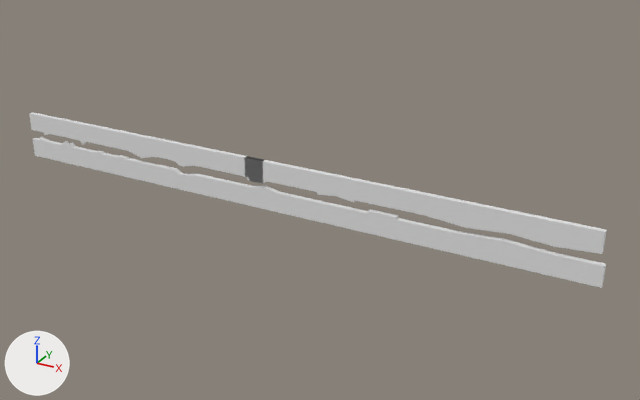
A saved change to the glTF model Modelos/Walls.glb.
Camera for both pictures: a 50 mm lens placed at (1294.0, -1622.0, 812.0), pointed at (380.0, 40.0, -19.0). Every picture has the same lights, and +X, +Y and +Z are marked at lower left. The older version comes first. Vertices at exactly the same position are counted once.

The first picture shows 'Chao', 'Teto'.
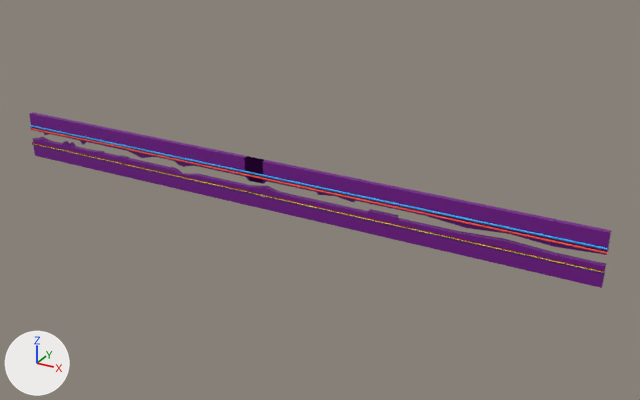
Pixel boxes (x1, y1, x2, y2) of what changed, in the pictures (640 x 400 px; the box of a moved part takes in the faces that stretch with it):
'Teto', reshaped: before (29, 112, 607, 254); after (29, 112, 611, 255)
'Chao', reshaped: before (33, 137, 606, 288); after (32, 137, 606, 288)
part 1 of me_chao_col, added: after (35, 144, 604, 273)
part 2 of me_chao_col, added: after (34, 143, 604, 272)
part 3 of me_chao_col, added: after (34, 144, 602, 273)
part 4 of me_chao_col, added: after (271, 196, 604, 274)
part 5 of me_chao_col, added: after (32, 142, 269, 198)
part 6 of me_chao_col, recoloured: (33, 137, 606, 288) in both
part 7 of me_teto_col, added: after (30, 128, 607, 254)
part 8 of me_teto_col, added: after (29, 125, 608, 250)
part 9 of me_teto_col, moved or reshaped: before (554, 220, 607, 254); after (554, 220, 611, 255)
part 10 of me_teto_col, recoloured: (29, 112, 607, 254) in both

The change, as a diff of the scene's bpy script:
```diff
--- a/Modelos/Walls.glb.py
+++ b/Modelos/Walls.glb.py
@@ mat_defaultmaterial_001 @@
+mat_defaultmaterial_001 = bpy.data.materials.new('DefaultMaterial.001')
+mat_defaultmaterial_001.use_nodes = True; mat_defaultmaterial_001.node_tree.nodes.clear()
+_N = mat_defaultmaterial_001.node_tree.nodes; _L = mat_defaultmaterial_001.node_tree.links
+n0 = _N.new('ShaderNodeOutputMaterial'); n0.name = 'Material Output'
+n1 = _N.new('ShaderNodeBsdfPrincipled'); n1.name = 'Principled BSDF'
+n2 = _N.new('ShaderNodeVertexColor'); n2.name = 'Color Attribute'
+_L.new(n1.outputs[0], n0.inputs[0])  # 'BSDF' to 'Surface'
+_L.new(n2.outputs[0], n1.inputs[0])  # 'Color' to 'Base Color'
@@ mat_defaultmaterial @@
+mat_defaultmaterial = bpy.data.materials.new('DefaultMaterial')
+mat_defaultmaterial.use_nodes = True; mat_defaultmaterial.node_tree.nodes.clear()
+_N = mat_defaultmaterial.node_tree.nodes; _L = mat_defaultmaterial.node_tree.links
+n0 = _N.new('ShaderNodeOutputMaterial'); n0.name = 'Material Output'
+n1 = _N.new('ShaderNodeBsdfPrincipled'); n1.name = 'Principled BSDF'
+n2 = _N.new('ShaderNodeVertexColor'); n2.name = 'Color Attribute'
+_L.new(n1.outputs[0], n0.inputs[0])  # 'BSDF' to 'Surface'
+_L.new(n2.outputs[0], n1.inputs[0])  # 'Color' to 'Base Color'
@@ me_chao_col @@
 # used by ob_chao; location = (0.0, 0.0, -4.0)
-me_chao_col.from_pydata(...)  # 212 vertices, 410 faces; spans x -484.0..1041.0, y -6.0..6.0, z -48.0..12.0
+me_chao_col.from_pydata(...)  # 452 vertices, 862 faces; spans x -487.0..1041.0, y -10.0..6.0, z -48.0..12.0
+# me_chao_col part 1: a new loose piece of 72 vertices spanning x -483.0..1040.0, y -8.0..-7.0, z -14.0..-13.0, in mat_defaultmaterial
+# me_chao_col part 2: a new loose piece of 60 vertices spanning x -484.0..1040.0, y -7.0..-6.0, z -12.0..-11.0, in mat_defaultmaterial
+# me_chao_col part 3: a new loose piece of 60 vertices spanning x -484.0..1040.0, y -7.0..-6.0, z -15.0..-14.0, in mat_defaultmaterial
+# me_chao_col part 4: a new loose piece of 16 vertices spanning x -167.0..1040.0, y -7.0..-2.0, z -16.0..-10.0, in mat_defaultmaterial
+# me_chao_col part 5
+# 22 vertices are added at x -487.0..274.0, y -10.0..-2.0, z -16.0..-11.0
+# 10 new vertices lie (0.0, 0.0, 6.0) away from vertices in x -487.0..274.0, y -9.0..-2.0, z -16.0
+# 52 new faces join them
+# me_chao_col part 6: 410 faces spanning x -484.0..1041.0, y -6.0..6.0, z -48.0..12.0 switch from no material to mat_defaultmaterial
@@ me_teto_col @@
 # used by ob_teto; location = (0.0, 0.0, 4.0)
 # verts and faces of me_teto_col; kept vertices keep their numbers, new ones are numbered from 176
 # before: 26 (1032.0, 6.0, 19.0) at pixel (603, 250), 27 (1032.0, 6.0, 17.0) at pixel (603, 251), 28 (1032.0, -6.0, 17.0) at pixel (601, 253), 29 (1032.0, -6.0, 19.0) at pixel (602, 252), 132 (1032.0, 6.0, 65.0) at pixel (606, 229)
 # before: 133 (1032.0, -6.0, 65.0) at pixel (605, 231)
-me_teto_col.from_pydata(...)  # 176 vertices, 348 faces; spans x -483.0..1032.0, y -6.0..6.0, z 6.0..65.0
+me_teto_col.from_pydata(...)  # 262 vertices, 512 faces; spans x -483.0..1042.0, y -12.0..6.0, z 6.0..65.0
+# me_teto_col part 7: a new loose piece of 50 vertices spanning x -483.0..1042.0, y -12.0..-8.0, z 21.0..28.0, in mat_defaultmaterial_001
+# me_teto_col part 8: a new loose piece of 36 vertices spanning x -483.0..1041.0, y -12.0..-8.0, z 30.0..34.0, in mat_defaultmaterial_001
+# me_teto_col part 9
+for i in [*range(26, 30), 132, 133]: verts[i] += (9.0, 0.0, 0.0)
+# me_teto_col part 10: 348 faces spanning x -483.0..1041.0, y -6.0..6.0, z 6.0..65.0 switch from no material to mat_defaultmaterial_001
```
